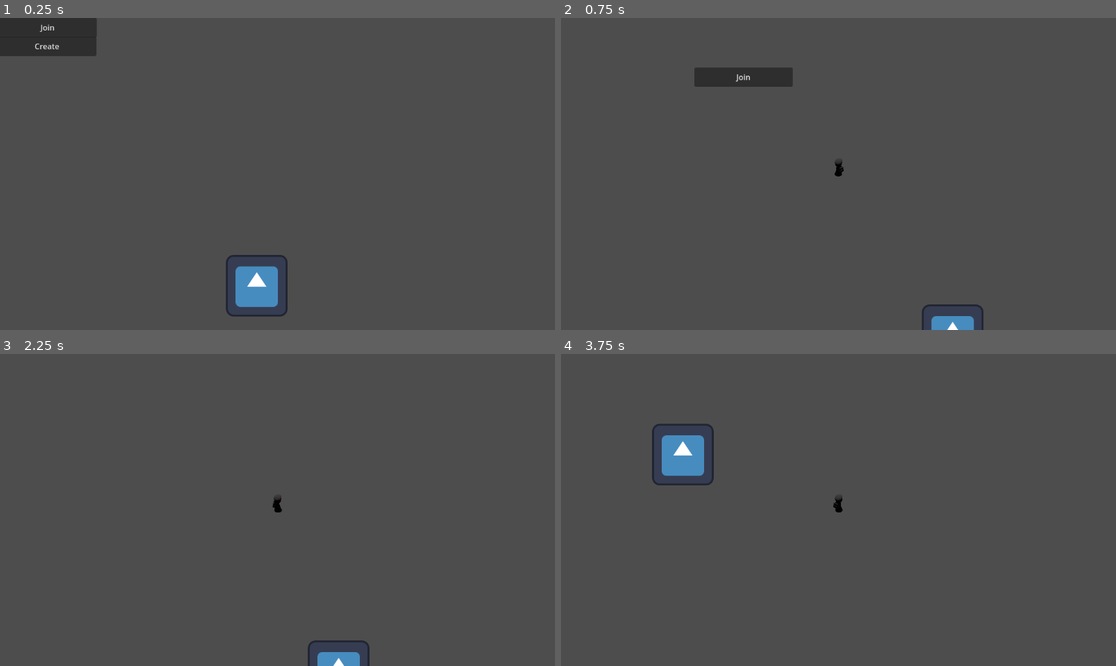
Above: before the commit, frames 1-4 (two rows, left to right).
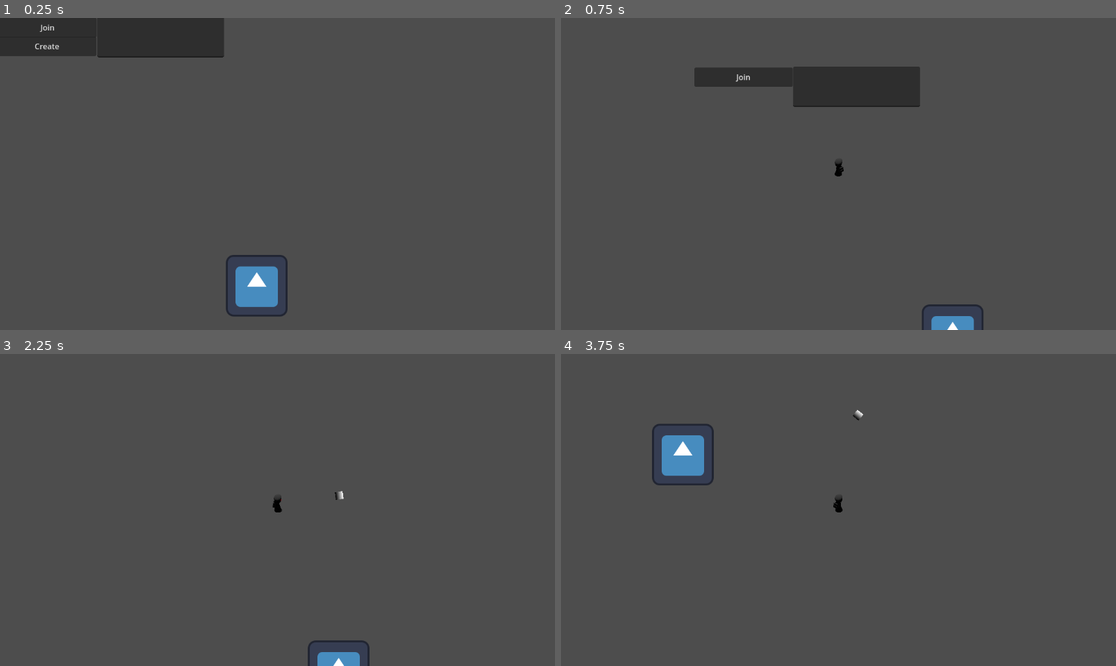
Above: after the commit, the same moments.

Repository: HeavyBro1337/godot-tds-sample
Game: Godot game, scene res://Scene.tscn
Two runs of this game, one before a commit and one after it. Both use one fixed random seed, a clock stepped at 60 frames per second and the inputs below. The engine's default icon, where the game draws it, is replaced by a stand-in: a white triangle on a blue panel in a dark square.
Inputs (mouse positions are in pixels of both pictures, inside the frame that each line leads up to):
- Up to frame 1 (0.25 s): no input
- Up to frame 2 (0.75 s): click "Create" at 0.5 s
- Up to frame 3 (2.25 s): click "Join" at 1.25 s; tap Enter at 2 s; move the mouse to (399, 494) at 2.02 s; press the mouse at (399, 494) at 2.03 s; hold D (right) from 2.03 s (still down)
- Up to frame 4 (3.75 s): move the mouse to (727, 525) at 2.77 s; release D (right) at 2.78 s; release the mouse at (727, 525) at 2.78 s; hold S (down) 2.78-3.53 s; click (727, 525) at 2.85 s; move the mouse to (894, 441) at 3.52 s; press the mouse at (894, 441) at 3.53 s; hold D (right) from 3.53 s (still down)

The runs differ from the first frame. In frame 1, 2.9% of the frame differs, in the area x 17-41%, y 0-13%; in frame 2, 3.0%, in the area x 41-65%, y 15-29%; in frame 3, less than 0.1%; in frame 4, less than 0.1%.

Commit message:
IP address input

Diff:
--- /dev/null
+++ b/Bullet.tscn
@@ -0,0 +1,34 @@
+[gd_scene load_steps=6 format=3 uid="uid://di0qnvwlclp6i"]
+
+[ext_resource type="Script" path="res://Projectile.gd" id="1_cefsf"]
+
+[sub_resource type="Gradient" id="Gradient_amowv"]
+
+[sub_resource type="GradientTexture2D" id="GradientTexture2D_qdb65"]
+gradient = SubResource("Gradient_amowv")
+
+[sub_resource type="CircleShape2D" id="CircleShape2D_2bubh"]
+radius = 8.0
+
+[sub_resource type="SceneReplicationConfig" id="SceneReplicationConfig_nbvi1"]
+properties/0/path = NodePath(".:position")
+properties/0/spawn = true
+properties/0/sync = true
+properties/1/path = NodePath(".:rotation")
+properties/1/spawn = true
+properties/1/sync = true
+
+[node name="Bullet" type="CharacterBody2D"]
+collision_layer = 2
+script = ExtResource("1_cefsf")
+speed = 600.0
+
+[node name="Sprite2D" type="Sprite2D" parent="."]
+scale = Vector2(0.25, 0.25)
+texture = SubResource("GradientTexture2D_qdb65")
+
+[node name="CollisionShape2D" type="CollisionShape2D" parent="."]
+shape = SubResource("CircleShape2D_2bubh")
+
+[node name="MultiplayerSynchronizer" type="MultiplayerSynchronizer" parent="."]
+replication_config = SubResource("SceneReplicationConfig_nbvi1")
--- a/NetworkManager.tscn
+++ /dev/null
@@ -1,6 +0,0 @@
-[gd_scene load_steps=2 format=3 uid="uid://ddvhgj3xqvgkk"]
-
-[ext_resource type="Script" path="res://network_manager.gd" id="1_b4dhq"]
-
-[node name="NetworkManager" type="Node2D"]
-script = ExtResource("1_b4dhq")
--- a/NetworkedScene.tscn
+++ b/NetworkedScene.tscn
@@ -6,7 +6,7 @@
 script = ExtResource("1_u70tp")
 
 [node name="MultiplayerSpawner" type="MultiplayerSpawner" parent="."]
-_spawnable_scenes = PackedStringArray("res://player.tscn")
+_spawnable_scenes = PackedStringArray("res://player.tscn", "res://Bullet.tscn")
 spawn_path = NodePath("../Players")
 
 [node name="Players" type="Node2D" parent="."]
--- /dev/null
+++ b/Projectile.gd
@@ -0,0 +1,15 @@
+extends CharacterBody2D
+
+@export var speed : float
+
+
+func _physics_process(delta):
+	var dir = Vector2.RIGHT.rotated(rotation) * delta * speed
+	position += dir
+	var collision = move_and_collide(dir)
+	if collision != null:
+		process_collision(collision)
+
+func process_collision(collision : KinematicCollision2D):
+	var body : Node2D = collision.get_collider()
+	body.queue_free()
--- a/Scene.tscn
+++ b/Scene.tscn
@@ -47,6 +47,14 @@
 text = "Join
 "
 script = ExtResource("4_os2gy")
+host = null
+
+[node name="TextEdit" type="TextEdit" parent="Control/Join"]
+layout_mode = 0
+offset_left = 205.0
+offset_top = -2.0
+offset_right = 468.0
+offset_bottom = 82.0
 
 [node name="Host" type="Button" parent="Control"]
 layout_mode = 0
--- a/host.gd
+++ b/host.gd
@@ -7,7 +7,7 @@
 	if host:
 		network.host()
 	else:
-		network.join()
+		network.join($TextEdit.text)
 	hide()
 	if multiplayer.is_server():
 		print("Spawning level...")
--- a/movement.gd
+++ b/movement.gd
@@ -18,8 +18,8 @@
 	if not _mine():
 		return
 	$PlayerSync.mouse_position = get_node("/root/Scene").get_local_mouse_position()
-	var dir : Vector2 = (position - $PlayerSync.mouse_position).normalized()
-	set_sprite(rad_to_deg(atan2(dir.y, -dir.x)))
+	var dir : Vector2 = ($PlayerSync.mouse_position - position).normalized()
+	set_sprite(vec_to_deg(dir))
 
 func _mine() -> bool:
 	return player == multiplayer.get_unique_id()
@@ -36,8 +36,8 @@
 	var snap : float = 360 / len(rotations)
 	angle = round(angle / snap) * snap # snapping angle
 	angle = int(angle) % 360
-
-	var index : int = round(angle / 360 * (len(rotations) - 1))
+	var rots = len(rotations) - 1
+	var index : int = rots - round(angle / 360 * rots)
 	visuals.texture = rotations[index]
 
 func handle_input(delta : float):
@@ -51,5 +51,18 @@
 func _process(delta):
 	get_degrees_to_mouse()
 	if not _mine():
-		var dir : Vector2 = (position - $PlayerSync.mouse_position).normalized()
-		set_sprite(rad_to_deg(atan2(dir.y, -dir.x)))
+		var dir : Vector2 = ($PlayerSync.mouse_position - position).normalized()
+		set_sprite(vec_to_deg(dir))
+
+static func vec_to_deg(direction : Vector2) -> float:
+	return rad_to_deg(atan2(direction.y, direction.x))
+
+@rpc
+func shoot_projectile():
+	var bullet = preload("res://Bullet.tscn").instantiate()
+	var dir : Vector2 = ($PlayerSync.mouse_position - position).normalized()
+	var angle : float = vec_to_deg(dir)
+	bullet.rotation_degrees = angle
+	bullet.name = "bullet %d" % player
+	bullet.position = position
+	get_parent().add_child(bullet, true)
--- a/network_manager.gd
+++ b/network_manager.gd
@@ -13,10 +13,9 @@
 	multiplayer.multiplayer_peer = peer
 	print("Hosted")
 
-func join():
-	peer.create_client("127.0.0.1", 5000)
+func join(ip : String):
+	peer.create_client(ip, 5000)
 	multiplayer.multiplayer_peer = peer
-
 func change_level(scene: PackedScene):
 	# Remove old level if any.
 	var level = $Level
--- a/player_input.gd
+++ b/player_input.gd
@@ -4,9 +4,19 @@
 @export var direction : Vector2
 # Called when the node enters the scene tree for the first time.
 func _ready():
-	set_process(get_multiplayer_authority() == multiplayer.get_unique_id())
+	var is_mine = get_multiplayer_authority() == multiplayer.get_unique_id()
+	set_process(is_mine)
+	set_process_input(is_mine)
 
 
 # Called every frame. 'delta' is the elapsed time since the previous frame.
 func _process(delta):
 	direction = Input.get_vector("left", "right", "up", "down")
+@rpc("any_peer")
+func shoot_projectile():
+	get_parent().shoot_projectile()
+
+func _input(event):
+	if event.is_action_pressed("fire"):
+			rpc("shoot_projectile")
+			shoot_projectile()
--- a/project.godot
+++ b/project.godot
@@ -37,3 +37,8 @@
 "events": [Object(InputEventKey,"resource_local_to_scene":false,"resource_name":"","device":-1,"window_id":0,"alt_pressed":false,"shift_pressed":false,"ctrl_pressed":false,"meta_pressed":false,"pressed":false,"keycode":0,"physical_keycode":83,"key_label":0,"unicode":115,"echo":false,"script":null)
 ]
 }
+fire={
+"deadzone": 0.5,
+"events": [Object(InputEventMouseButton,"resource_local_to_scene":false,"resource_name":"","device":-1,"window_id":0,"alt_pressed":false,"shift_pressed":false,"ctrl_pressed":false,"meta_pressed":false,"button_mask":1,"position":Vector2(131, 20),"global_position":Vector2(134, 52),"factor":1.0,"button_index":1,"pressed":true,"double_click":false,"script":null)
+]
+}
